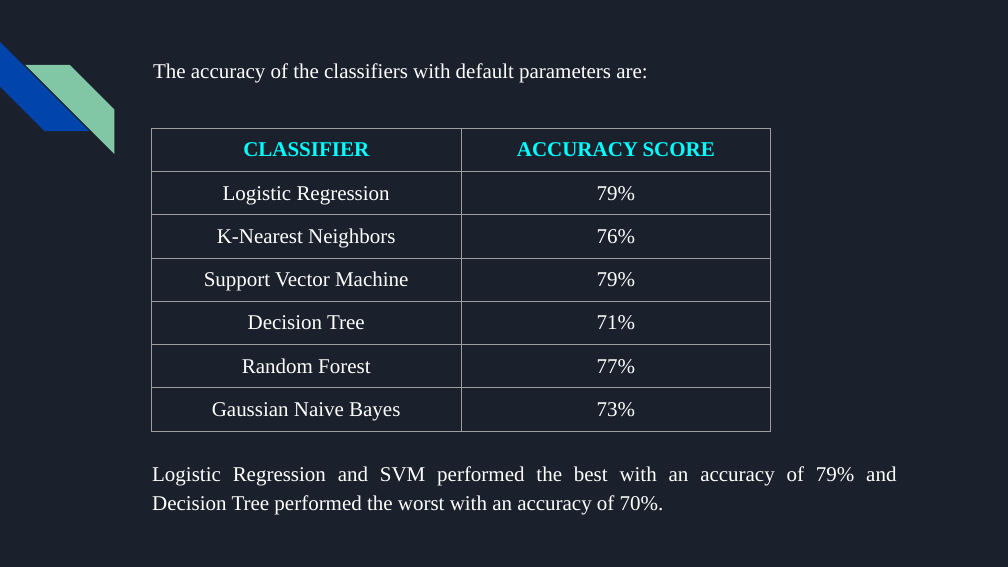
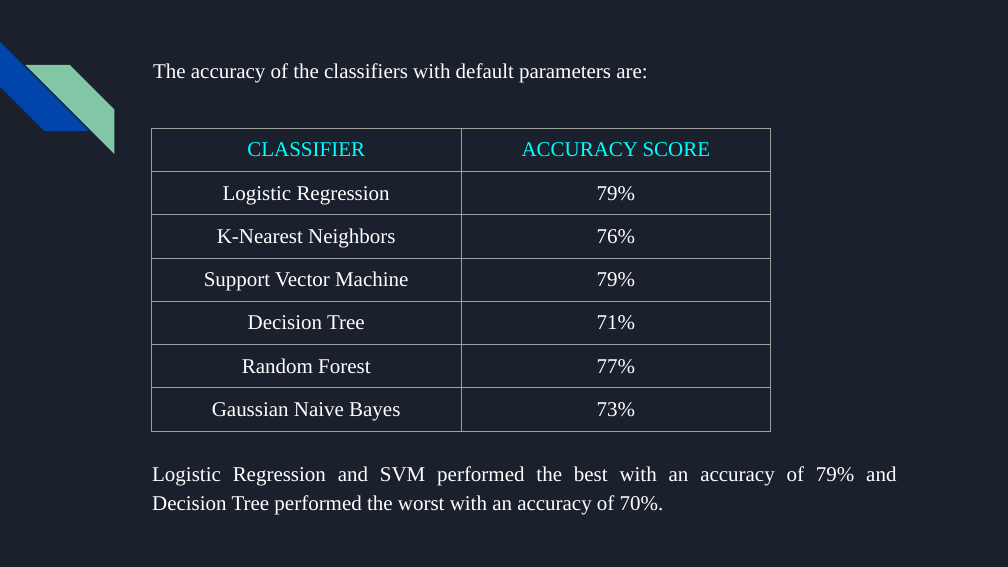
Before and after one commit to SanjeevDeka/Capstone-Project-1, a slide deck: slide 30 of Telecom Customer Churn Prediction slides.pptx (slide 29 before the commit). Drawn at 1008x567 pixels with LibreOffice and Linux fonts; fonts in the diff are those of the drawing. Boxes give left, top, right and bottom in pixels: in the first picture for what was removed or moved away, otherwise in the second. Text is boxed around its words. In the diff, an @@ line names an element or a change of style, - is before the commit and + after.

```diff
--- a/Telecom Customer Churn Prediction slides.pptx
+++ b/Telecom Customer Churn Prediction slides.pptx
@@ table at [151, 128, 770, 459] @@
@@ bold off in "CLASSIFIER", "ACCURACY SCORE" @@
```
Also in this commit, not shown: 1 other slide changed, 1 slide added.
